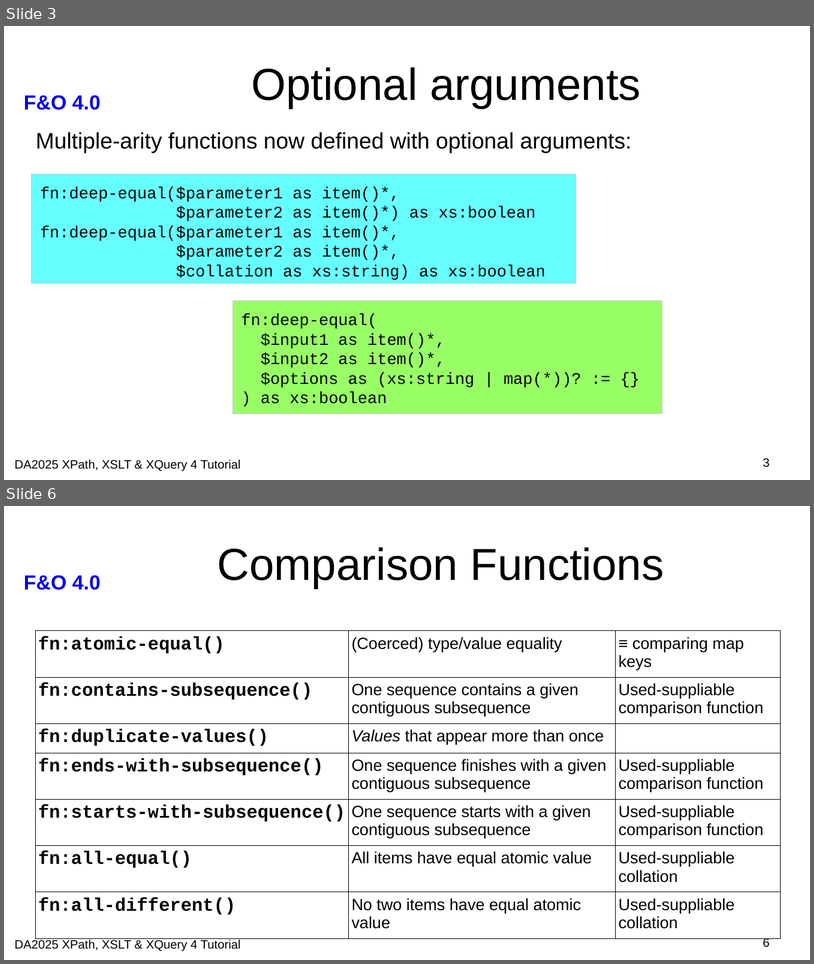
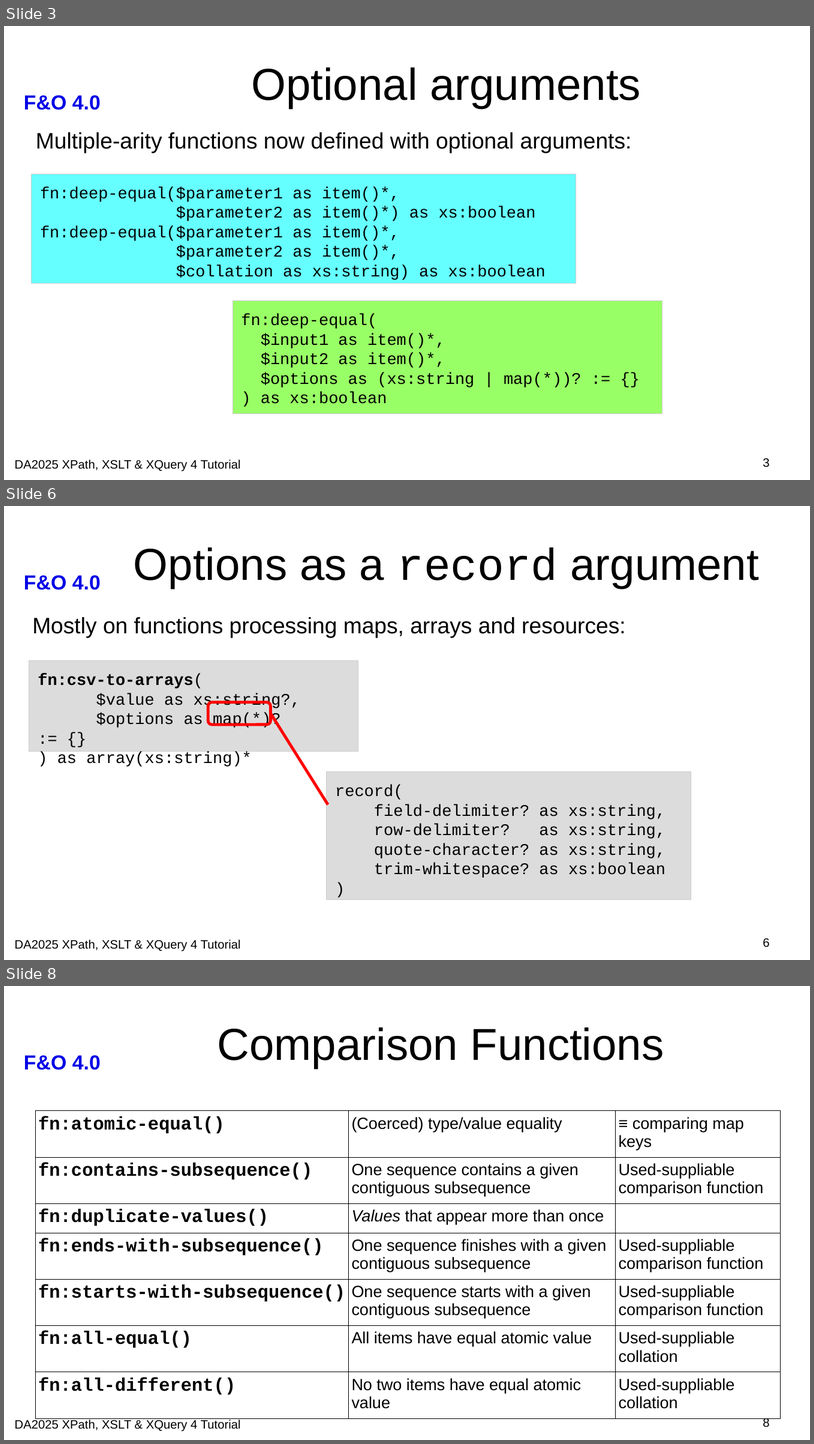
Before and after one commit to johnlumley/johnlumley.github.io, a slide deck: DA2025/slides/QT4-FO.odp. Shown one above the other, each under a label of ours: slides 3 and 6 before the commit, slides 3, 6 and 8 after it; the slides between them are not shown. The pictures are 814x964 and 814x1444 pixels, drawn with LibreOffice and Linux fonts; fonts in the diff are those of the drawing; background and template pictures are left out. Boxes give left, top, right and bottom in pixels: in the first picture for what was removed or moved away, otherwise in the second. Text is boxed around its words. In the diff, an @@ line names an element or a change of style, - is before the commit and + after.

```diff
--- a/DA2025/slides/QT4-FO.odp
+++ b/DA2025/slides/QT4-FO.odp
@@ slide 6 added at [4,506,810,960], background #FFFFFF; not listed: 1 template element that a slide beside it also shows @@
@@ title added at [134,547,759,588], 44 pt, text #000000 @@
+Options as a record argument
@@ text added at [32,617,626,638], 22 pt, text #000000 @@
+Mostly on functions processing maps, arrays and resources:
@@ rectangle added at [29,660,358,751], fill #DCDCDC, outline #CCCCCC 0 pt, 16 pt, text #000000 @@
+fn:csv-to-arrays(
+$value as xs:string?,
+$options as map(*)? := {}
+) as array(xs:string)*
@@ rounded rectangle added at [208,702,270,725], outline #FF0000 2.83 pt @@
@@ line added from (328, 805) to (271, 713), #FF0000 2.83 pt @@
@@ rectangle added at [327,772,692,900], fill #DCDCDC, outline #CCCCCC 0 pt, 16 pt, text #000000 @@
+record(
+field-delimiter? as xs:string,
+row-delimiter? as xs:string,
+quote-character? as xs:string,
+trim-whitespace? as xs:boolean
+)
@@ text added at [15,939,241,951], 12 pt, text #000000 @@
+DA2025 XPath, XSLT & XQuery 4 Tutorial
@@ page number added at [763,938,770,947], 12 pt, text #000000 @@
+6
@@ what was slide 6 is now slide 8 @@
@@ page number at [763,1418,770,1427]: text changed @@
-6
+8
```
Also in this commit, not shown: 6 slides changed, 2 other slides added, 4 other files.
